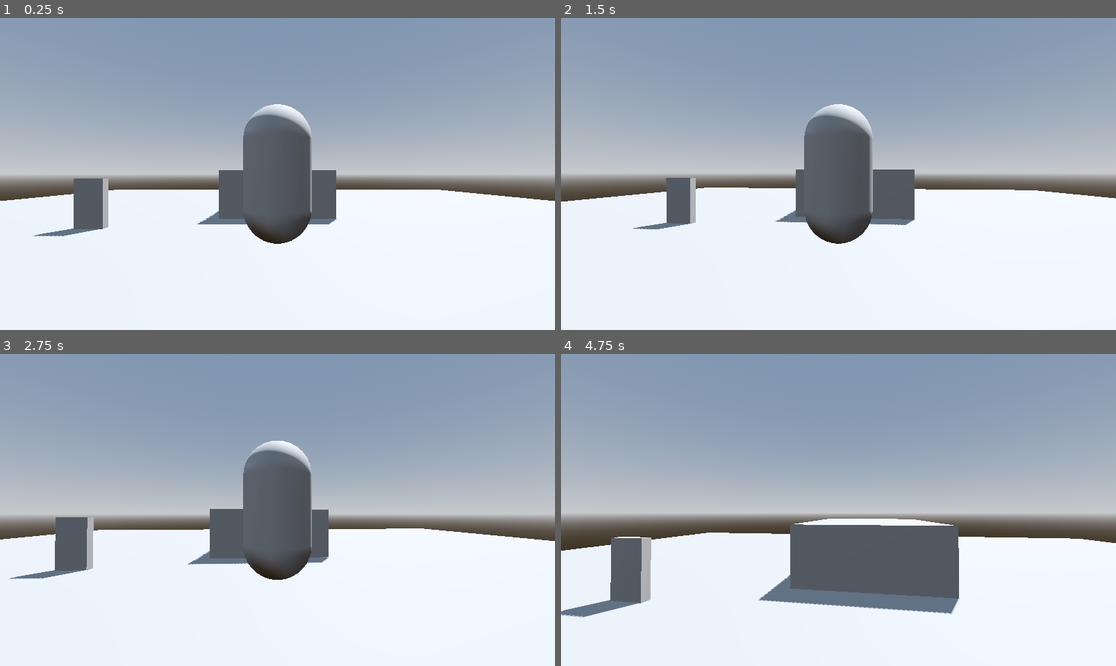
Above: before the commit, frames 1-4 (two rows, left to right).
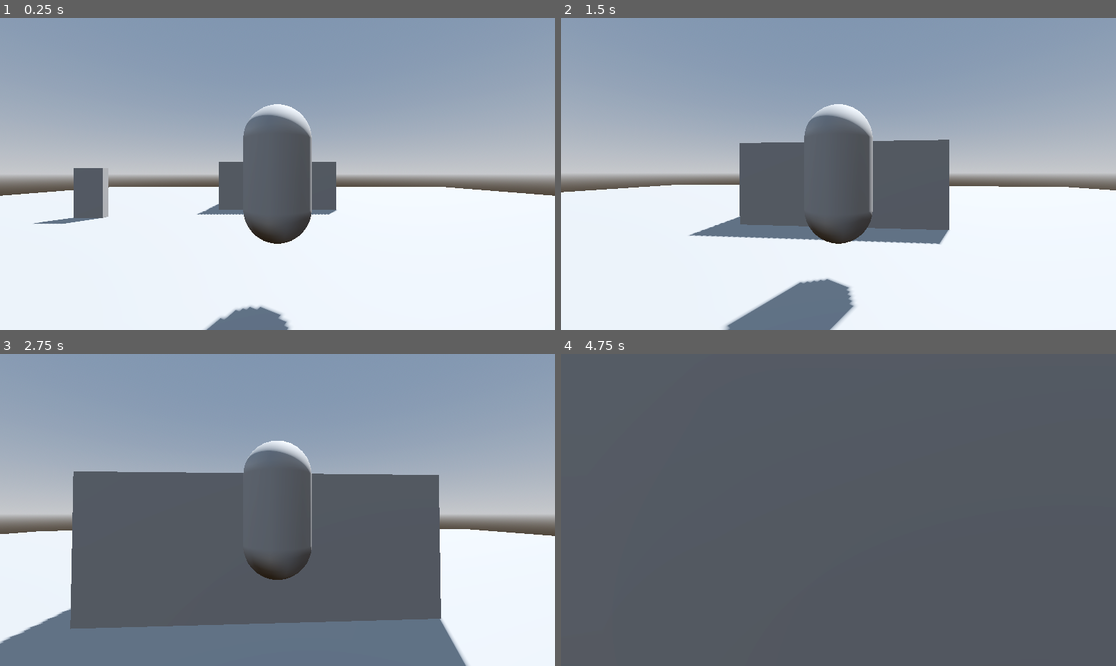
Above: after the commit, the same moments.

Repository: CrispyMD/Escape-The-Establishment
Game: Godot game, scene res://scenes/main_level.tscn
Two runs of this game, one before a commit and one after it. Both use one fixed random seed, a clock stepped at 60 frames per second and the inputs below.
Inputs (mouse positions are in pixels of both pictures, inside the frame that each line leads up to):
- Up to frame 1 (0.25 s): no input
- Up to frame 2 (1.5 s): move the mouse to (866, 174) at 0.52 s; hold Space (jump) 0.53-1.28 s; hold W (forward) from 0.53 s (still down); tap Q (ability) at 0.6 s; move the mouse to (810, 174) at 1.27 s; tap Space (jump) at 1.35 s
- Up to frame 3 (2.75 s): keep holding W (forward); tap Space (jump) at 1.52, 1.82 s; tap Q (ability) at 1.55, 2.1 s; move the mouse to (288, 503) at 2.02 s; hold Space (jump) from 2.03 s (still down)
- Up to frame 4 (4.75 s): keep holding W (forward); move the mouse to (832, 516) at 2.77 s; release Space (jump) at 2.78 s; tap E (interact) at 2.85 s; tap Space (jump) at 3.02, 3.32, 4.52 s; tap Q (ability) at 3.05, 4.35 s; move the mouse to (877, 513) at 3.52 s; hold Space (jump) 3.53-4.28 s; tap F (switch_pov) at 3.6 s; move the mouse to (794, 506) at 4.27 s

The runs differ from the first frame. In frame 1, 3.1% of the frame differs, in the area x 0-100%, y 46-100%; in frame 2, 11%; in frame 3, 38%; in frame 4, 91%, in the area x 0-100%, y 0-100%.

Commit message:
💄✨Status effect UI!! 🚑️swapped some @export with @onready, 🚧✨More trapper related shenanigans

Diff:
--- a/Escape The Establishment/scenes/character.tscn
+++ b/Escape The Establishment/scenes/character.tscn
@@ -71,6 +71,24 @@
 line_spacing = 0.1
 font = ExtResource("3_ypbdt")
 font_size = 28
+font_color = Color(0.921569, 0.905882, 1, 1)
+outline_size = 6
+outline_color = Color(0.0431373, 0, 0.129412, 1)
+
+[sub_resource type="StyleBoxEmpty" id="StyleBoxEmpty_t0281"]
+
+[sub_resource type="LabelSettings" id="LabelSettings_pvmeo"]
+line_spacing = 0.0
+font = ExtResource("2_mr3gc")
+font_size = 48
+font_color = Color(0.921569, 0.905882, 1, 1)
+outline_size = 6
+outline_color = Color(0.0431373, 0, 0.129412, 1)
+
+[sub_resource type="LabelSettings" id="LabelSettings_ie452"]
+line_spacing = 0.0
+font = ExtResource("2_mr3gc")
+font_size = 32
 font_color = Color(0.921569, 0.905882, 1, 1)
 outline_size = 6
 outline_color = Color(0.0431373, 0, 0.129412, 1)
@@ -177,34 +195,6 @@
 "trapper_ability_timer": SubResource("Animation_yu82u")
 }
 
-[sub_resource type="Animation" id="Animation_05887"]
-resource_name = "trapped"
-length = 2.0
-tracks/0/type = "value"
-tracks/0/imported = false
-tracks/0/enabled = true
-tracks/0/path = NodePath(".:can_jump")
-tracks/0/interp = 1
-tracks/0/loop_wrap = true
-tracks/0/keys = {
-"times": PackedFloat32Array(0.0666667, 2),
-"transitions": PackedFloat32Array(1, 1),
-"update": 1,
-"values": [false, true]
-}
-tracks/1/type = "value"
-tracks/1/imported = false
-tracks/1/enabled = true
-tracks/1/path = NodePath(".:can_move")
-tracks/1/interp = 1
-tracks/1/loop_wrap = true
-tracks/1/keys = {
-"times": PackedFloat32Array(0, 2),
-"transitions": PackedFloat32Array(1, 1),
-"update": 1,
-"values": [false, true]
-}
-
 [sub_resource type="Animation" id="Animation_oq4mg"]
 length = 0.001
 tracks/0/type = "value"
@@ -217,7 +207,7 @@
 "times": PackedFloat32Array(0),
 "transitions": PackedFloat32Array(1),
 "update": 1,
-"values": [false]
+"values": [true]
 }
 tracks/1/type = "value"
 tracks/1/imported = false
@@ -229,7 +219,52 @@
 "times": PackedFloat32Array(0),
 "transitions": PackedFloat32Array(1),
 "update": 1,
-"values": [false]
+"values": [true]
+}
+
+[sub_resource type="Animation" id="Animation_05887"]
+resource_name = "trapped"
+length = 2.0
+tracks/0/type = "value"
+tracks/0/imported = false
+tracks/0/enabled = true
+tracks/0/path = NodePath(".:can_jump")
+tracks/0/interp = 1
+tracks/0/loop_wrap = true
+tracks/0/keys = {
+"times": PackedFloat32Array(0, 2),
+"transitions": PackedFloat32Array(1, 1),
+"update": 1,
+"values": [false, true]
+}
+tracks/1/type = "value"
+tracks/1/imported = false
+tracks/1/enabled = true
+tracks/1/path = NodePath(".:can_move")
+tracks/1/interp = 1
+tracks/1/loop_wrap = true
+tracks/1/keys = {
+"times": PackedFloat32Array(0, 2),
+"transitions": PackedFloat32Array(1, 1),
+"update": 1,
+"values": [false, true]
+}
+tracks/2/type = "method"
+tracks/2/imported = false
+tracks/2/enabled = true
+tracks/2/path = NodePath("CharacterUI")
+tracks/2/interp = 1
+tracks/2/loop_wrap = true
+tracks/2/keys = {
+"times": PackedFloat32Array(0, 2),
+"transitions": PackedFloat32Array(1, 1),
+"values": [{
+"args": ["trapped", 2.0],
+"method": &"set_status_effect"
+}, {
+"args": [],
+"method": &"undisplay_status_effect"
+}]
 }
 
 [sub_resource type="AnimationLibrary" id="AnimationLibrary_h4t4f"]
@@ -241,8 +276,6 @@
 [node name="Character" type="CharacterBody3D"]
 collision_layer = 3
 script = ExtResource("1_vew7i")
-can_jump = false
-can_move = false
 
 [node name="MeshInstance3D" type="MeshInstance3D" parent="."]
 mesh = SubResource("CapsuleMesh_35hl4")
@@ -345,30 +378,6 @@
 vertical_alignment = 1
 autowrap_mode = 1
 
-[node name="VBoxContainer" type="VBoxContainer" parent="CharacterUI/AbilityPanel"]
-visible = false
-layout_mode = 1
-anchors_preset = 6
-anchor_left = 1.0
-anchor_top = 0.5
-anchor_right = 1.0
-anchor_bottom = 0.5
-offset_left = -115.0
-offset_top = -20.0
-offset_bottom = 20.0
-grow_horizontal = 0
-grow_vertical = 2
-
-[node name="StupidFUckingRichLabelOrSOmeSHit" type="RichTextLabel" parent="CharacterUI/AbilityPanel/VBoxContainer"]
-layout_mode = 2
-mouse_filter = 2
-theme_override_colors/default_color = Color(0.921569, 0.905882, 1, 1)
-theme_override_fonts/normal_font = ExtResource("3_ypbdt")
-theme_override_font_sizes/normal_font_size = 28
-text = "Ability ewe"
-fit_content = true
-scroll_active = false
-
 [node name="ProgressBar" type="Panel" parent="CharacterUI"]
 visible = false
 layout_mode = 1
@@ -530,6 +539,37 @@
 pivot_offset = Vector2(3, 64)
 color = Color(1, 0, 0, 1)
 
+[node name="StatusEffect" type="PanelContainer" parent="CharacterUI"]
+visible = false
+layout_mode = 1
+anchors_preset = -1
+anchor_left = 0.5
+anchor_top = 0.25
+anchor_right = 0.5
+anchor_bottom = 0.25
+offset_left = -20.0
+offset_top = -25.0
+offset_right = 20.0
+offset_bottom = 25.0
+grow_horizontal = 2
+grow_vertical = 2
+theme_override_styles/panel = SubResource("StyleBoxEmpty_t0281")
+
+[node name="VBox" type="VBoxContainer" parent="CharacterUI/StatusEffect"]
+layout_mode = 2
+
+[node name="EffectLabel" type="Label" parent="CharacterUI/StatusEffect/VBox"]
+layout_mode = 2
+text = "STATUS EFFECT UWU"
+label_settings = SubResource("LabelSettings_pvmeo")
+horizontal_alignment = 1
+
+[node name="DurationLabel" type="Label" parent="CharacterUI/StatusEffect/VBox"]
+layout_mode = 2
+text = "2.0"
+label_settings = SubResource("LabelSettings_ie452")
+horizontal_alignment = 1
+
 [node name="BeastAbilityAnimationPlayer" type="AnimationPlayer" parent="."]
 libraries = {
 "": SubResource("AnimationLibrary_bsdr0")
--- a/Escape The Establishment/scenes/main_level.tscn
+++ b/Escape The Establishment/scenes/main_level.tscn
@@ -99,6 +99,8 @@
 
 [node name="Character" parent="." instance=ExtResource("3_ysn0m")]
 transform = Transform3D(1, 0, 0, 0, 1, 0, 0, 0, 1, 0, 2.46063, 0)
+can_jump = true
+can_move = true
 
 [node name="Trap" parent="." instance=ExtResource("4_3u16c")]
 transform = Transform3D(1, 0, 0, 0, 1, 0, 0, 0, 1, -7, 0.197278, 5)
--- a/Escape The Establishment/scripts/ability_ui.gd
+++ b/Escape The Establishment/scripts/ability_ui.gd
@@ -85,3 +85,25 @@
 
 func undisplay_progress_bar():
 	$ProgressBar.visible = false
+
+
+### STATUS EFFECTS OR SOME SHIT LIKE TRAPPED ###
+
+@export var effectDuration: float = 0.0
+func _process(delta: float) -> void:
+	$StatusEffect/VBox/DurationLabel.text = "%0.1f" % effectDuration
+
+
+func set_status_effect(effect: String, duration: float):
+	$StatusEffect.visible = true
+	$StatusEffect/VBox/EffectLabel.text = effect.to_upper()
+	effectDuration = duration
+	tween_value(duration)
+	#$StatusEffect/VBox/DurationLabel.text = str(duration)
+
+func tween_value(duration: float):
+	var tween = create_tween()
+	tween.tween_property(self, "effectDuration", 0, duration).set_trans(Tween.TRANS_LINEAR)
+
+func undisplay_status_effect():
+	$StatusEffect.visible = false
--- a/Escape The Establishment/scripts/character_script.gd
+++ b/Escape The Establishment/scripts/character_script.gd
@@ -2,7 +2,7 @@
 extends CharacterBody3D
 
 const gravity = 14
-@export var SPEED = 5.0
+@onready var SPEED = 5.0
 const JUMP_VELOCITY = 5.5
 const SENSITIVITY = 0.1
 @onready var head = $Head
@@ -16,7 +16,7 @@
 @onready var progress_bar = $CharacterUI/ProgressBar
 
 @export var chosen_ability: Ability
-@export var ability_on_cooldown = false
+@onready var ability_on_cooldown = false
 @export var can_jump = true
 @export var can_move = true
 
--- a/Escape The Establishment/scripts/trap.gd
+++ b/Escape The Establishment/scripts/trap.gd
@@ -32,6 +32,7 @@
 		print("b")
 		$AnimationPlayer.stop()
 		$AnimationPlayer.play("trap_activated")
+		#body.get_node("CharacterUI").set_status_effect("trapped", 2.0)
 		whoDidIcatch = body
 		activated = true
 		body.getAnimationPlayer().play("trapped")
Not shown: 1 places in Escape The Establishment/scenes/character.tscn that only renumber resources
